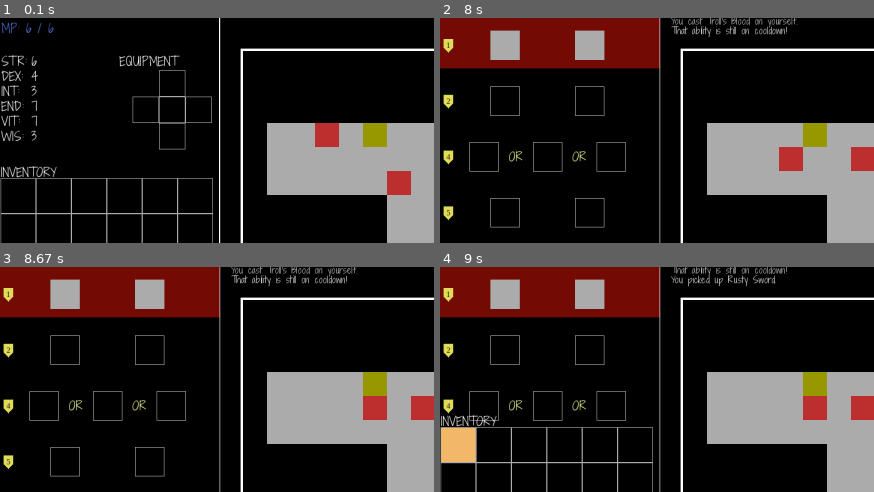
Above: before the commit, frames 1-4 (two rows, left to right).
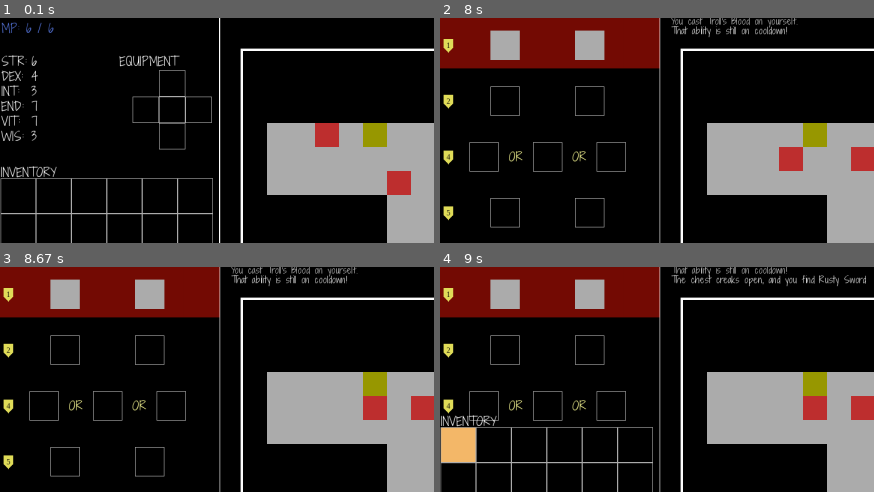
Above: after the commit, the same moments.

Repository: sohraub/untitled_pygame
Game: pygame game, started from main.py
Same seed, same stepped clock (60 frames per second), same inputs: the game is played once before the commit and once after it.
Inputs (mouse positions are % of the whole screen's width and height, from its top left):
- Up to frame 1 (0.1 s): no input
- Up to frame 2 (8 s): hold Right 0.33-0.8 s; hold Up 0.83-1.13 s; tap 2 at 0.98, 2.08 s; click (53, 67) at 1.27 s; click (14, 50) at 1.65 s; hold Right 1.93-2.4 s; hold Left 2.43-2.97 s; tap T at 2.58, 3.82, 5.02, 6.42, 7.75 s; hold Down 3-3.3 s; tap 1 at 3.15, 4.25, 5.68, 6.92 s; click (14, 50) at 3.43 s; hold Left 3.67-4.07 s; hold Up 4.1-4.47 s; click (62, 59) at 4.62 s; hold Right 4.87-5.5 s; hold Down 5.53-5.9 s; move the mouse to (45, 76) at 5.93 s; click (45, 76) at 6.03 s; hold Left 6.27-6.73 s; hold Right 6.77-7.23 s; move the mouse to (77, 66) at 7.27 s; click (77, 66) at 7.37 s; hold Up 7.6-7.9 s; hold Right from 7.93 s (still down)
- Up to frame 3 (8.67 s): tap 1 at 8.08 s; release Right at 8.4 s; click (86, 76) at 8.55 s
- Up to frame 4 (9 s): tap D at 8.8 s
The pictures show only the part of the screen within x 1-51%, y 9-59%; the shares and areas given below are measured in that part.

Frames 1-3 are identical in both runs. In frame 4, 0.8% of the frame differs, in the area x 53-99%, y 3-9%.

Commit message:
fixed a bug with the inventory not displaying new items past the first row, and tweaked some values in the condition counter

Diff:
--- a/element_lists/board_templates.py
+++ b/element_lists/board_templates.py
@@ -42,9 +42,9 @@
            'XXXXXXXXXXXXXXX',
            'XXXXXXXXXXXXXXX',
            'XXXXXXXXXXXXXXX',
-           'XXXXXXXXXXXXXXX',
-           'XXXXXXXEXXXXXXX',
-           'XXXXXXXRXXXXXXX',
+           'XTTTTTTTTTTTTTX',
+           'XOOOOOOOOOOOOOX',
+           'XXXXXXXOXXXXXXX',
            'XXXXXXXPXXXXXXX',
            'XXXXXXXXXXXXXXX',
            'XXXXXXXXXXXXXXX',
--- a/game.py
+++ b/game.py
@@ -80,7 +80,7 @@
             self.console.update('This chest is empty. ')
             return
         # pick_up_item returns text for the console as well as a boolean signifying the success of picking up item
-        console_text, success = self.player.pick_up_item(target_chest.item)
+        console_text, success = self.player.pick_up_item(target_chest.item, from_chest=True)
         if success:
             self.board.handle_chest_has_been_opened(chest_pos)
             self.player_panel.refresh_inventory()
@@ -258,9 +258,7 @@
         changed, and thus needs re-drawing.
         """
         if self.player.conditions_worsen():
-            self.player_panel.refresh_hp_mp()
-            self.player_panel.refresh_conditions()
-            self.player_panel.refresh_attributes()
+            self.player_panel.refresh_player_panel()
 
         if self.player.decrement_ability_cooldowns():
             self.player_panel.refresh_abilities()
--- a/game_elements/player.py
+++ b/game_elements/player.py
@@ -8,8 +8,7 @@
 
 
 class Player(Character):
-    def __init__(self, name='Sohraub', x=0, y=0, status=None, inventory=None,
-                 equipment=None, condition=None, level=1,
+    def __init__(self, name='Sohraub', x=0, y=0, status=None, inventory=None, equipment=None, condition=None, level=1,
                  experience=None, profession="warrior", skill_tree=warrior_config['skill_tree']):
         """
         The Player object which will be the user's avatar as they navigate the world, an extension of the Character
@@ -49,9 +48,9 @@
         self.def_rating = 0
         self.update_off_def_ratings()
         self.conditions = condition if condition is not None else {
-            'tired': [100, 100, 0],
-            'hungry': [100, 100, 0],
-            'thirsty': [100, 100, 0]
+            'tired': [20, 20, 0],
+            'hungry': [20, 20, 0],
+            'thirsty': [20, 20, 0]
         }
         self.active_abilities = list()
         self.passive_abilities = list()
@@ -137,9 +136,9 @@
         """
         render_necessary = False
         condition_thresholds = {
-            'thirsty': 2 * self.attributes['end'],
-            'hungry': 3 * self.attributes['end'],
-            'tired': 4 * self.attributes['end']
+            'thirsty': 1 * self.attributes['end'],
+            'hungry': 2 * self.attributes['end'],
+            'tired': 3 * self.attributes['end']
         }
         for condition in self.conditions:
             self.conditions[condition][2] += 1
@@ -153,14 +152,15 @@
 
     def apply_condition_penalty(self, condition):
         """Method which applies the appropriate condition penalties when its thresholds are met."""
-        if condition == 'thirsty' or condition == 'hungry':
+        if condition == 'hungry':
             self.hp[0] = max(self.hp[0] - 1, 0)
-        if condition == 'hungry':
+        if condition == 'thirsty':
             self.mp[0] = max(self.mp[0] - 1, 0)
         if condition == 'tired' and self.fatigued == 0:
             self.fatigued = 1
             for attribute in self.attributes:
                 self.attributes[attribute] -= 2
+            self.apply_attribute_changes()
 
     def check_fatigue(self):
         """
@@ -173,6 +173,7 @@
             for attribute in self.attributes:
                 self.attributes[attribute] += 2
             render_necessary = True
+            self.apply_attribute_changes()
         return render_necessary
 
     def consume_item(self, index):
--- a/rendering/player_panel_renderer.py
+++ b/rendering/player_panel_renderer.py
@@ -301,7 +301,7 @@
             item_tile = pg.Rect((x * ITEM_LENGTH) + INVENTORY_TOP_LEFT_X,
                                 (y * ITEM_LENGTH) + INVENTORY_TOP_LEFT_Y, ITEM_LENGTH, ITEM_LENGTH)
             pg.draw.rect(MAIN_WINDOW, colors.GREY, item_tile, 1)
-            if len(inventory) >= (y * 10) + x + 1:
+            if len(inventory) >= (y * 6) + x + 1:
                 MAIN_WINDOW.fill(color=colors.ORANGE, rect=((x * ITEM_LENGTH) + INVENTORY_TOP_LEFT_X + 1,
                                                             (y * ITEM_LENGTH) + INVENTORY_TOP_LEFT_Y + 1,
                                                             ITEM_LENGTH - 2, ITEM_LENGTH - 2))
